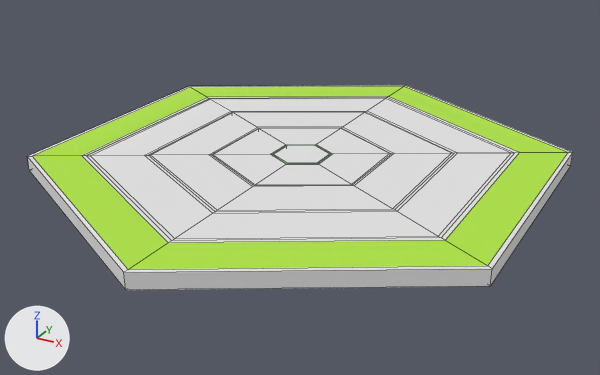
Before and after pictures for a commit that changed the FBX model Tankkipeli/Assets/Meshes/DiscoLevel01.fbx.
Before and after are seen from a 50 mm lens placed at (12.42, -22.7, 10.37), pointed at (0.12, -0.34, -0.81). Every picture has the same lights, and +X, +Y and +Z are marked at lower left. Mesh edges are drawn as thin lines. Where no turn or scale is listed for an object, it has been applied to the vertices.
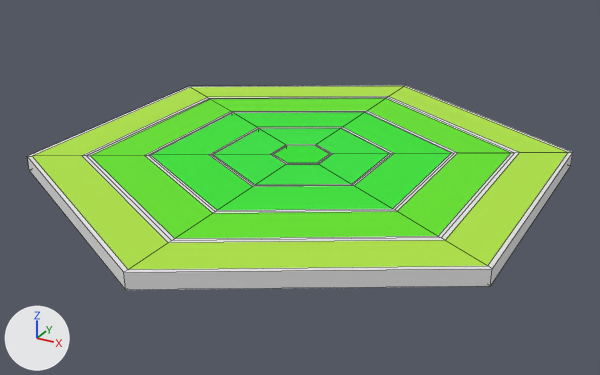
What changed in the scene script:
```text
Change mat_material_006:
    mat_material_006.base_color: (0.8, 0.8, 0.8) -> (0.0279, 0.8, 0.041)  # white #e7e7e7 -> green #2fe739
Change mat_material_008:
    mat_material_008.base_color: (0.8, 0.8, 0.8) -> (0.0356, 0.8, 0.0278)  # white #e7e7e7 -> green #35e72e
Change mat_material_004:
    mat_material_004.base_color: (0.8, 0.8, 0.8) -> (0.0249, 0.8, 0.0219)  # white #e7e7e7 -> green #2ce729
Change mat_material_010:
    mat_material_010.base_color: (0.8, 0.8, 0.8) -> (0.128, 0.8, 0.0119)  # white #e7e7e7 -> green #64e71c
```

Location of each change, [x1, y1, x2, y2] in pixels of the pictures (600 x 375 px):
'Cylinder.007', recoloured (white to green): [88, 97, 513, 240] in both
'Cylinder.006', recoloured (white to green): [148, 112, 454, 212] in both
'Cylinder.005', recoloured (white to green): [212, 128, 392, 186] in both
'Cylinder', recoloured (white to green): [272, 145, 331, 164] in both
